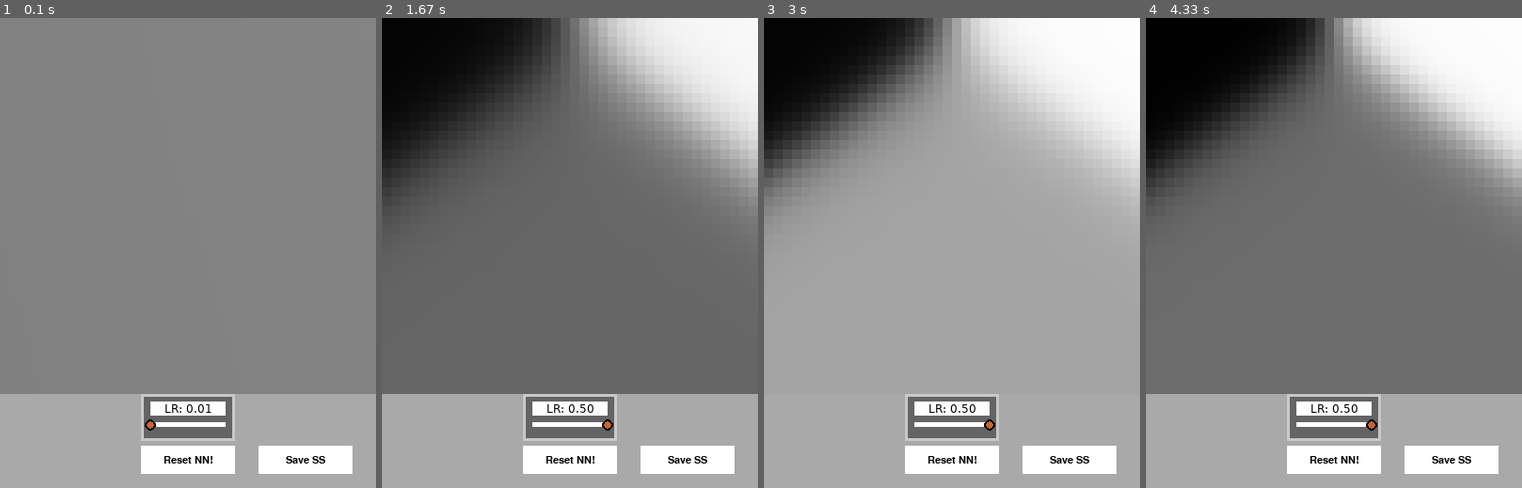
Above: before the commit, frames 1-4 (left to right).
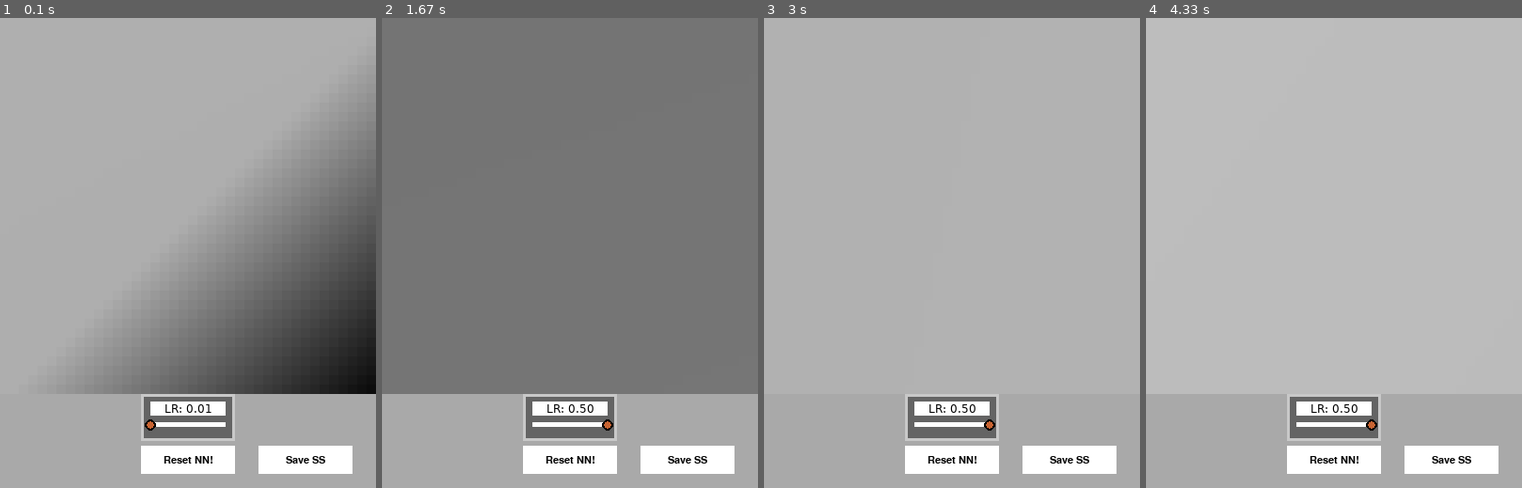
Above: after the commit, the same moments.

Repository: iJohnMaged/Simple-NeuralNetwork-Py
Game: pygame game, started from examples/XOR/xor.py
Two runs of this game, one before a commit and one after it. Both use one fixed random seed, a clock stepped at 60 frames per second and the inputs below.
Inputs (mouse positions are in pixels of both pictures, inside the frame that each line leads up to):
- Up to frame 1 (0.1 s): no input
- Up to frame 2 (1.67 s): press the mouse at (570, 459) at 0.37 s; move the mouse to (509, 412) at 0.47 s; release the mouse at (453, 361) at 0.6 s; press the mouse at (570, 459) at 0.7 s; move the mouse to (532, 271) at 0.8 s; release the mouse at (494, 83) at 0.93 s; press the mouse at (532, 426) at 1.03 s; move the mouse to (600, 375) at 1.13 s; release the mouse at (667, 328) at 1.27 s; press the mouse at (570, 459) at 1.37 s; move the mouse to (528, 431) at 1.47 s; release the mouse at (487, 403) at 1.6 s
- Up to frame 3 (3 s): press the mouse at (1068, 459) at 1.7 s; move the mouse to (959, 394) at 1.8 s; release the mouse at (846, 328) at 1.93 s; press the mouse at (1068, 459) at 2.03 s; move the mouse to (1079, 267) at 2.13 s; release the mouse at (1091, 74) at 2.27 s; press the mouse at (952, 459) at 2.37 s; move the mouse to (944, 267) at 2.47 s; release the mouse at (936, 79) at 2.6 s; press the mouse at (914, 426) at 2.7 s; move the mouse to (982, 271) at 2.8 s; release the mouse at (1046, 121) at 2.93 s
- Up to frame 4 (4.33 s): press the mouse at (1450, 459) at 3.03 s; move the mouse to (1409, 342) at 3.13 s; release the mouse at (1364, 224) at 3.27 s; press the mouse at (1296, 426) at 3.37 s; move the mouse to (1262, 332) at 3.47 s; release the mouse at (1228, 243) at 3.6 s; press the mouse at (1450, 459) at 3.7 s; move the mouse to (1397, 441) at 3.8 s; release the mouse at (1341, 422) at 3.93 s; press the mouse at (1450, 459) at 4.03 s; move the mouse to (1458, 271) at 4.13 s; release the mouse at (1465, 83) at 4.27 s

The runs differ from the first frame. In frame 1, 64% of the frame differs, in the area x 0-100%, y 0-80%; in frame 2, 28%; in frame 3, 26%; in frame 4, 77%.

Commit message:
Adding more outputs for the XOR problem.

Diff:
--- a/examples/XOR/xor.py
+++ b/examples/XOR/xor.py
@@ -90,7 +90,7 @@
     save_button = po.Button("Save SS", (325, 470), None)
 
     # A Neural Network object with 2 inputs, 2 hidden nodes and 1 output.
-    nn = NeuralNetwork(2, 2, 1, lr=lr_slider.val, activation_func=SIGMOID)
+    nn = NeuralNetwork(2, 2, 1, lr=lr_slider.val, activation_func=LEAKY_RELU)
 
     while True:
         clock.tick(FPS)
@@ -139,8 +139,8 @@
                 y = j / rows
                 output = nn.predict([x, y])
                 # Using equal values of (r, g, b) for a color
-                rgb = int(output[0, 0] * 255)
-                # rgb = max(min(int(output[0, 0] * 255), 255), 0)
+                # rgb = int(output[0, 0] * 255)
+                rgb = max(min(int(output[0, 0] * 255), 255), 0)
                 a = i*RESOLUTION
                 b = j*RESOLUTION
                 # Coloring the pixels shaping the square of side size (RESOLUTION) start at (x, y) with a color value
Not shown, changed: examples/XOR/README.md
